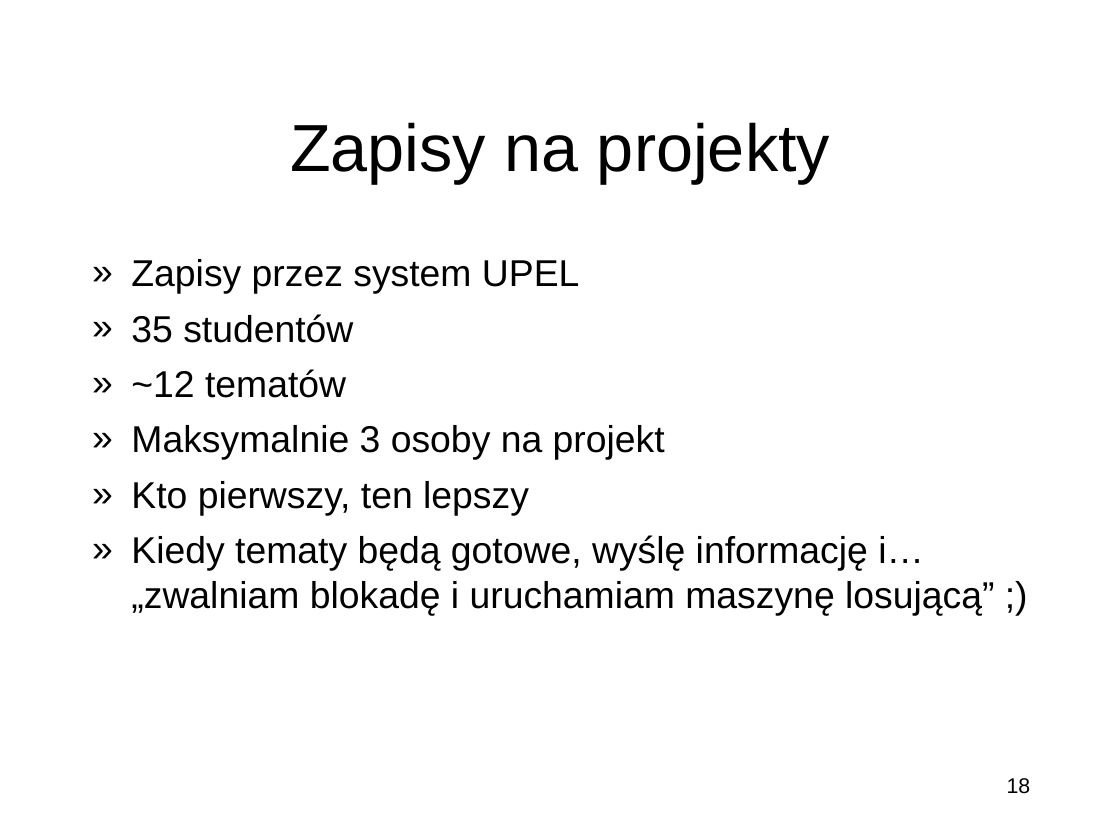
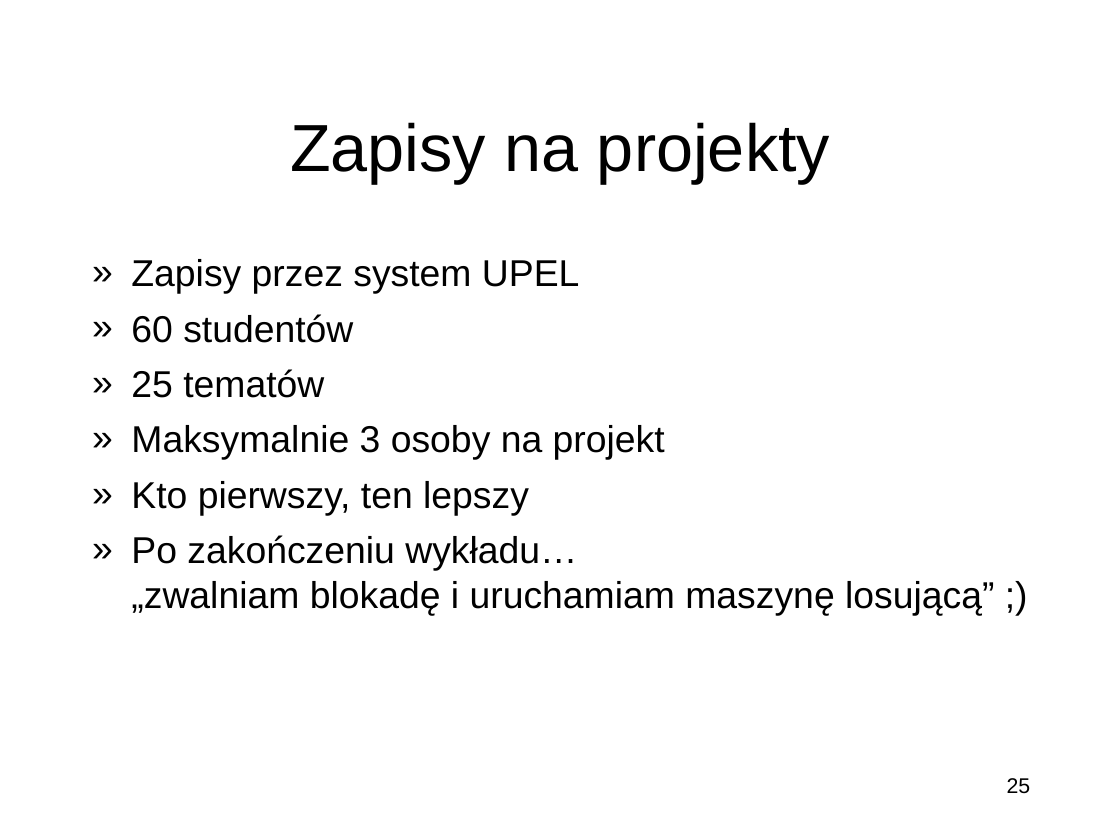
Before and after one commit to miklesz/Courses, a slide deck: slide 25 of Kierunki Rozwoju Telekomunikacji/Wprowadzenie do przedmiotu Kierunki Rozwoju Telekomunikacji.pptx (slide 18 before the commit). Drawn at 1120x840 pixels with LibreOffice and Linux fonts; fonts in the diff are those of the drawing; background and template pictures are left out. Boxes give left, top, right and bottom in pixels: in the first picture for what was removed or moved away, otherwise in the second. Text is boxed around its words. In the diff, an @@ line names an element or a change of style, - is before the commit and + after.

```diff
--- a/Kierunki Rozwoju Telekomunikacji/Wprowadzenie do przedmiotu Kierunki Rozwoju Telekomunikacji.pptx
+++ b/Kierunki Rozwoju Telekomunikacji/Wprowadzenie do przedmiotu Kierunki Rozwoju Telekomunikacji.pptx
@@ text at [131,314,353,398]: text changed @@
-» 35 studentów
-» ~12 tematów
+» 60 studentów
+» 25 tematów
@@ text at [131,535,994,616]: text changed @@
-» Kiedy tematy będą gotowe, wyślę informację i…
-  „zwalniam blokadę i uruchamiam maszynę losującą” ;)
+» Po zakończeniu wykładu…
+  „zwalniam blokadę i uruchamiam maszynę losującą” ;)
@@ page number at [1007,778,1031,794]: text changed @@
-18
+25
```
Also in this commit, not shown: 9 other slides changed, 6 slides added, 3 slides removed, 1 other file.
